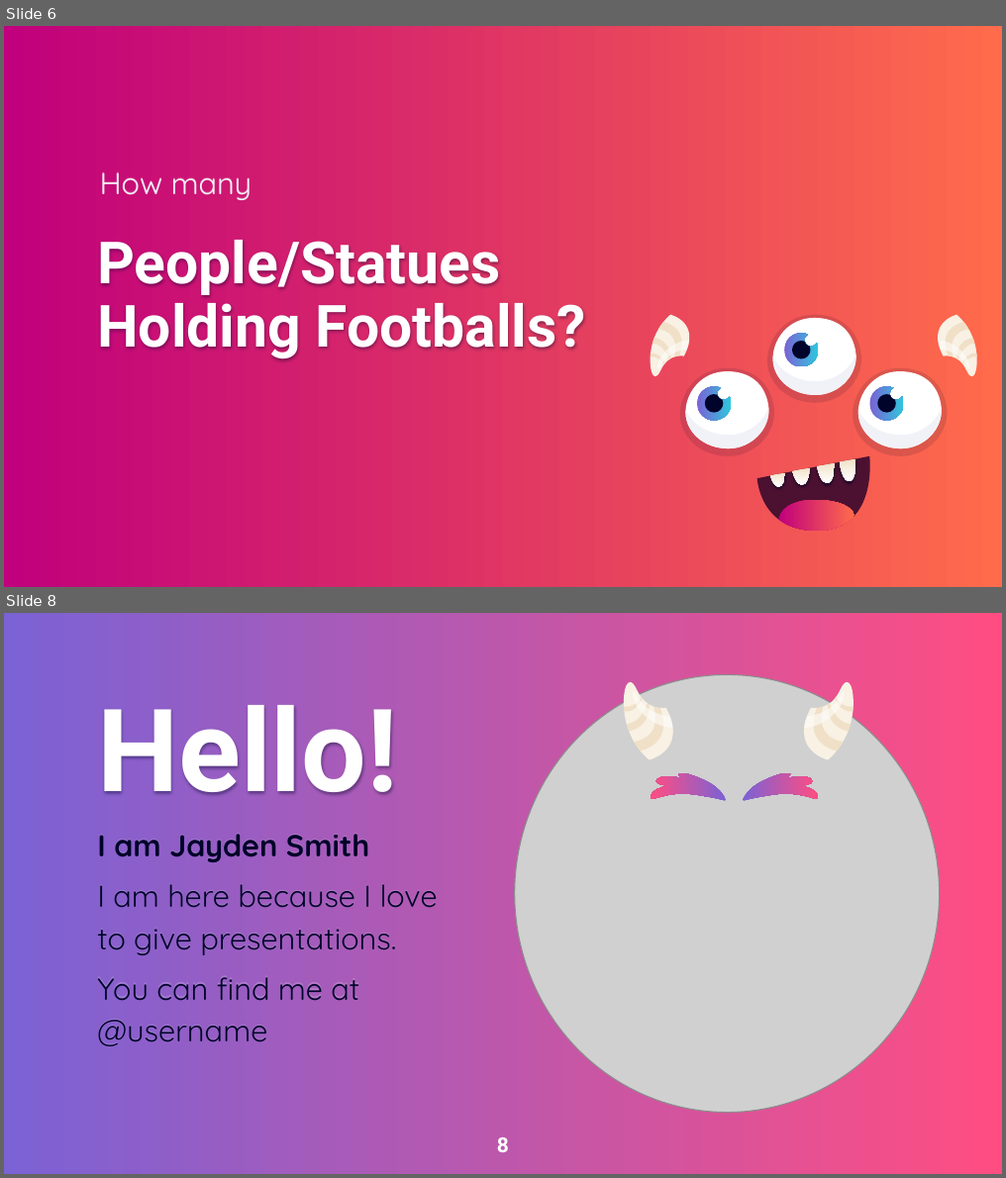
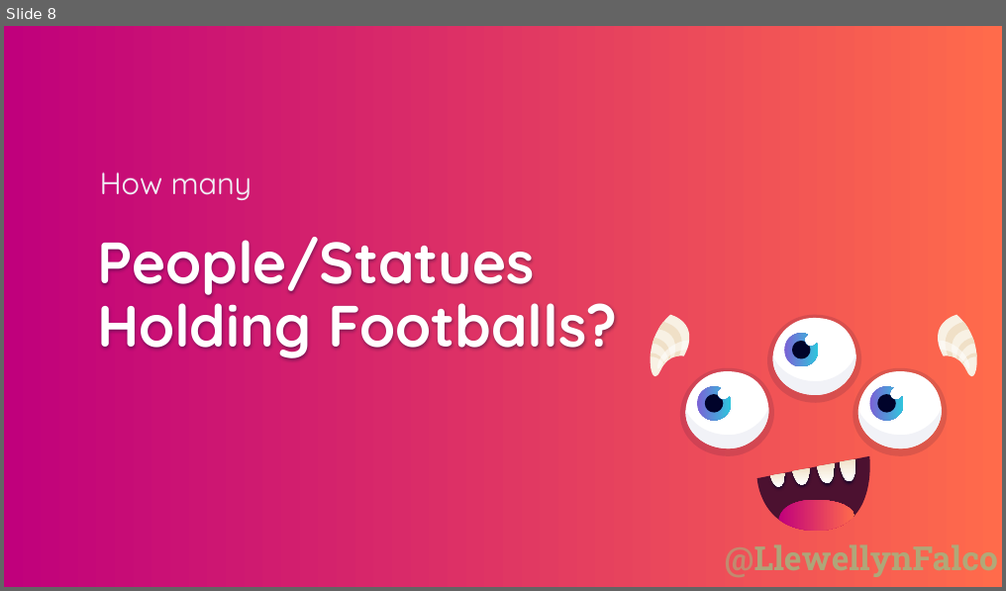
Before and after one commit to LearnWithLlew/ManyOfOne.slides, a slide deck: Patterns-ManyOfOne.pptx. Shown one above the other, each under a label of ours: slides 6 and 8 before the commit, slide 8 after it; the slides between them are not shown. The pictures are 1006x1178 and 1006x591 pixels, drawn with LibreOffice and Linux fonts; fonts in the diff are those of the drawing; grey boxes stand for pictures; background and template pictures are left out. Boxes give left, top, right and bottom in pixels: in the first picture for what was removed or moved away, otherwise in the second. Text is boxed around its words. In the diff, an @@ line names an element or a change of style, - is before the commit and + after.

```diff
--- a/Patterns-ManyOfOne.pptx
+++ b/Patterns-ManyOfOne.pptx
@@ slide 8 removed at box(4, 613, 1002, 1174), background picture (left out) @@
@@ picture removed at box(515, 674, 941, 1113) @@
@@ group removed at box(624, 682, 673, 760): 5 freeform shapes @@
@@ group removed at box(804, 682, 854, 760): 5 freeform shapes @@
@@ title removed at box(97, 705, 398, 795) @@
-Hello!
@@ freeform shape removed at box(650, 772, 727, 801) @@
@@ freeform shape removed at box(743, 772, 819, 801) @@
@@ subtitle removed at box(97, 834, 438, 1047) @@
-I am Jayden Smith
-I am here because I love to give presentations.
-You can find me at @username
@@ page number removed at box(497, 1138, 509, 1153) @@
-8
@@ what was slide 6 is now slide 8 @@
@@ slide 8 changed as well @@
@@ title "People/Statues Holding Footballs?" at box(97, 237, 618, 361): font Roboto to Quicksand @@
@@ text added at box(725, 545, 998, 577), 24 pt, text #A0B782 at 81% opacity, bold @@
+@LlewellynFalco
```
Also in this commit, not shown: 30 other slides changed, 22 slides added, 3 other slides removed, 1 other file.
